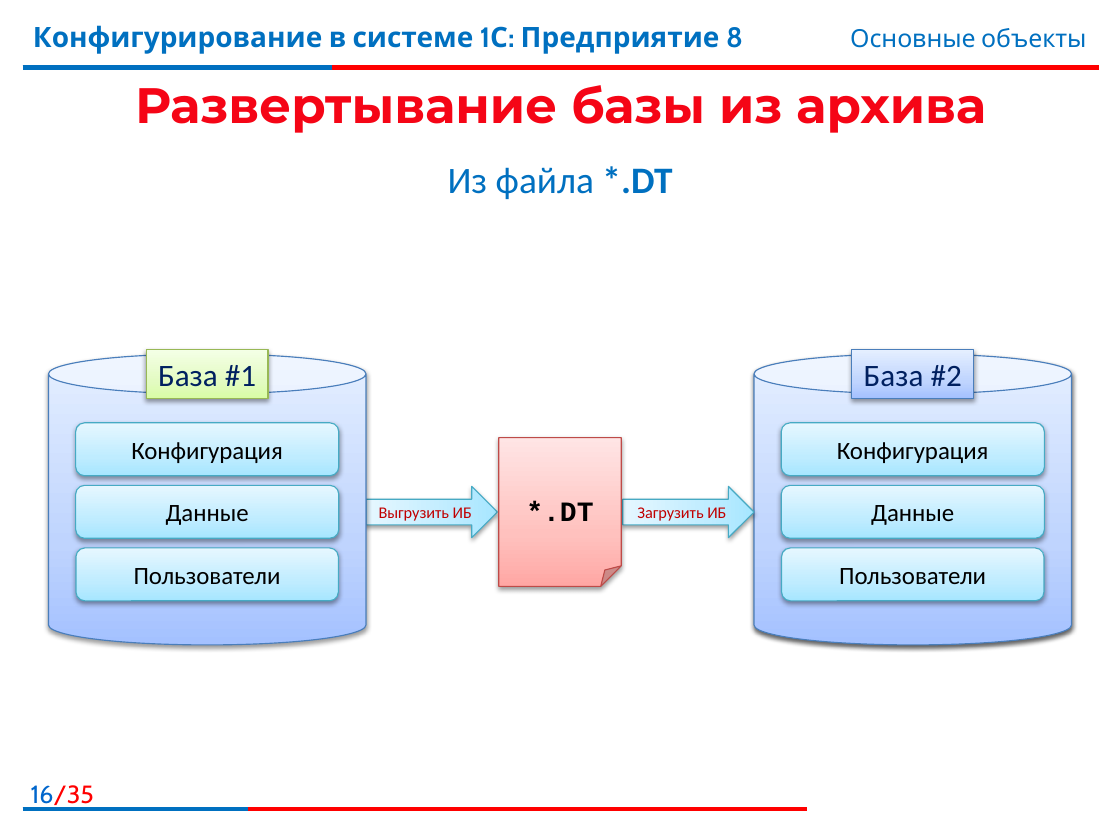
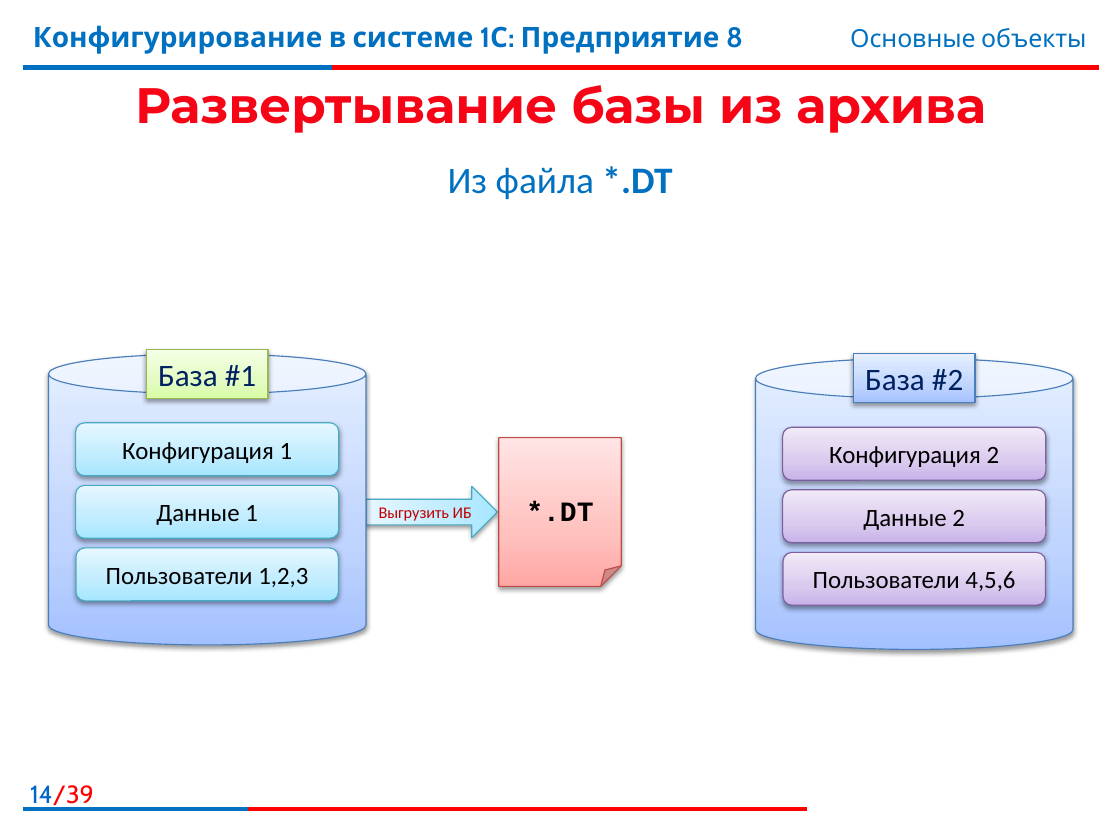
Before and after one commit to bestteacher-1c/documents_compl_kurs, a slide deck: slide 14 of Занятие_01/Иллюстрации1.pptx (slide 16 before the commit). Drawn at 1120x840 pixels with LibreOffice and Linux fonts; fonts in the diff are those of the drawing; background and template pictures are left out. Boxes give left, top, right and bottom in pixels: in the first picture for what was removed or moved away, otherwise in the second. Text is boxed around its words. In the diff, an @@ line names an element or a change of style, - is before the commit and + after.

```diff
--- a/Занятие_01/Иллюстрации1.pptx
+++ b/Занятие_01/Иллюстрации1.pptx
@@ cylinder removed at [754,354,1071,645] @@
@@ text removed at [864,365,962,387] @@
-База #2
@@ text in rounded rectangle at [122,442,293,463]: text changed @@
-Конфигурация
+Конфигурация 1
@@ text in rounded rectangle at [829,446,1000,467]: text changed @@
-Конфигурация
+Конфигурация 2
@@ text in rounded rectangle at [156,505,258,525]: text changed @@
-Данные
+Данные 1
@@ down arrow removed at [623,487,754,538] @@
-Загрузить ИБ
@@ text in rounded rectangle at [863,510,965,530]: text changed @@
-Данные
+Данные 2
@@ text in rounded rectangle at [106,568,308,587]: text changed @@
-Пользователи
+Пользователи 1,2,3
@@ 3 rounded rectangles, 1 rectangle, 1 cylinder: place and size @@
-3 rounded rectangles, 1 rectangle, 1 cylinder at [754,349,1071,645]
+3 rounded rectangles, 1 rectangle, 1 cylinder at [756,354,1073,650]
@@ fill gradient #A7E6FF to #C1EDFF to #E7F8FF to gradient #C9B5E8 to #D8CBEE to #F0EAF9; outline #46AAC5 0.75 pt to #7D60A0 0.75 pt in 3 elements at [783,428,1046,480], [783,489,1046,542], [783,552,1045,605] @@
@@ text in rounded rectangle at [813,571,1015,591]: text changed @@
-Пользователи
+Пользователи 4,5,6
@@ page number at [30,785,94,808]: text changed @@
-16/35
+14/39
```
Also in this commit, not shown: 5 other slides changed, 13 slides added, 9 slides removed, 13 other files.
